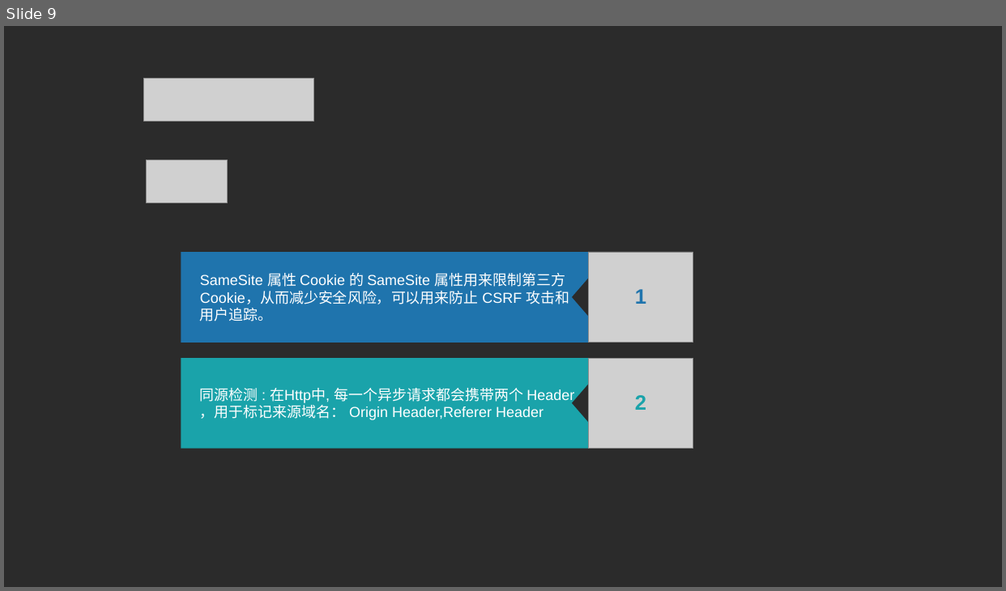
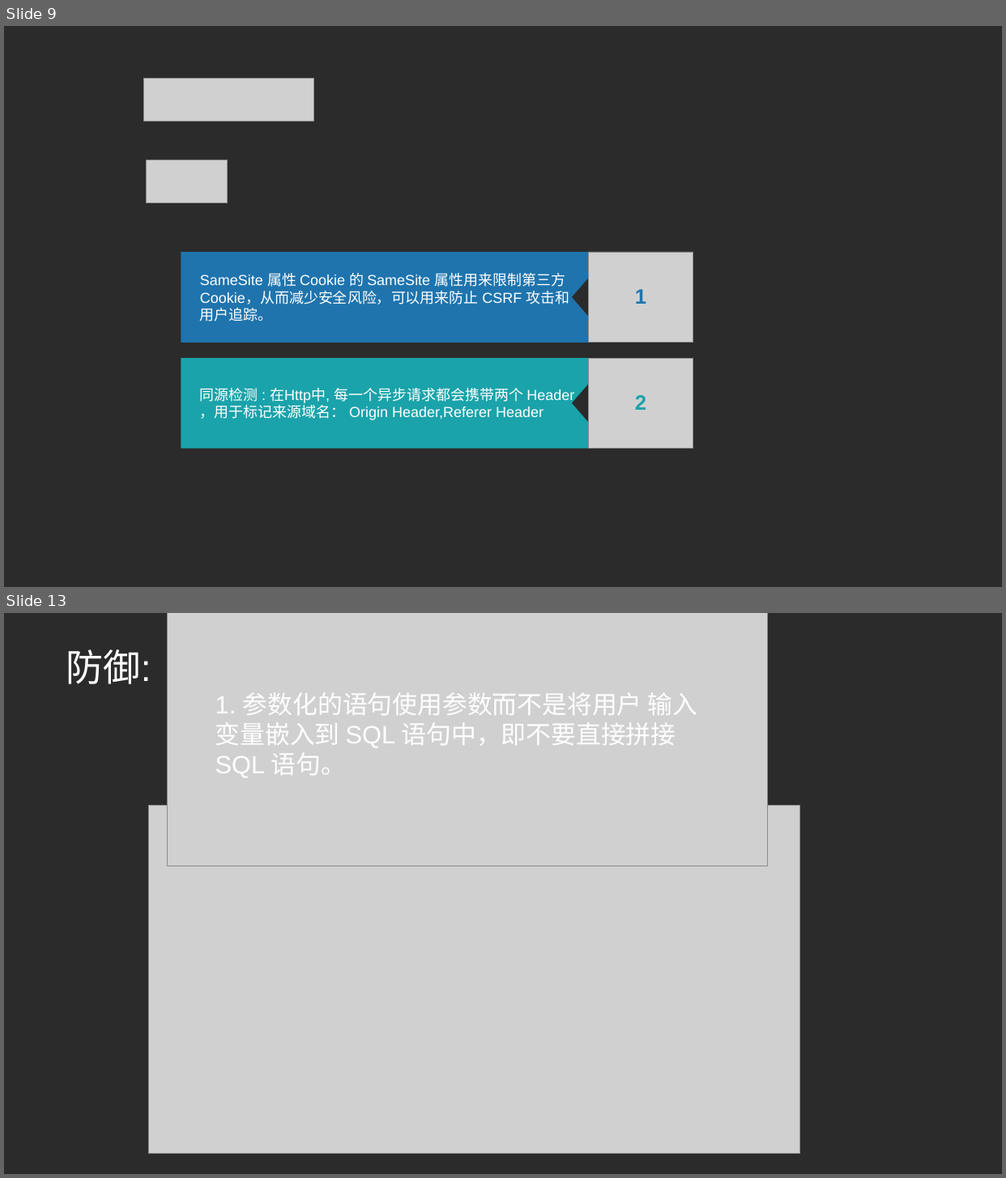
Before and after one commit to bigfairy-Jing/share-network-security, a slide deck: WebSecurity.ppt. Shown one above the other, each under a label of ours: slide 9 before the commit, slides 9 and 13 after it; the slides between them are not shown. The pictures are 1006x591 and 1006x1178 pixels, drawn with LibreOffice and Linux fonts; fonts in the diff are those of the drawing; grey boxes stand for pictures; background and template pictures are left out; a plain dark background stands for a picture behind light text. Boxes give left, top, right and bottom in pixels: in the first picture for what was removed or moved away, otherwise in the second. Text is boxed around its words. In the diff, an @@ line names an element or a change of style, - is before the commit and + after.

```diff
--- a/WebSecurity.ppt
+++ b/WebSecurity.ppt
@@ slide 13 added at box(4, 613, 1002, 1174), background picture (left out) @@
@@ picture added at box(167, 613, 768, 866) @@
@@ text added at box(66, 649, 151, 684), 36 pt, text #FFFFFF @@
+防御:
@@ text added at box(215, 692, 698, 777), 24 pt, text #FFFFFF @@
+1. 参数化的语句使⽤参数⽽不是将⽤户 输⼊变量嵌⼊到 SQL 语句中，即不要直接拼接 SQL 语句。
@@ picture added at box(148, 805, 799, 1154) @@
```
Also in this commit, not shown: 4 slides changed, 10 other slides added, 6 slides removed, 2 other files.
